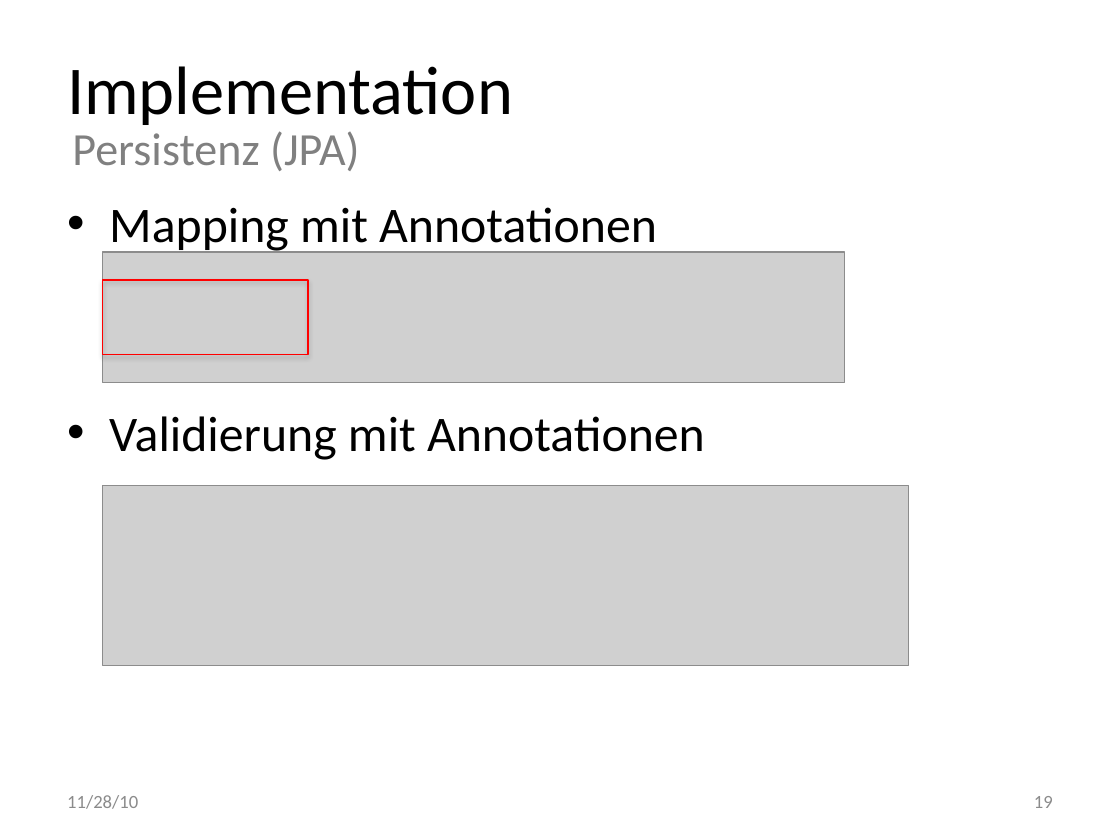
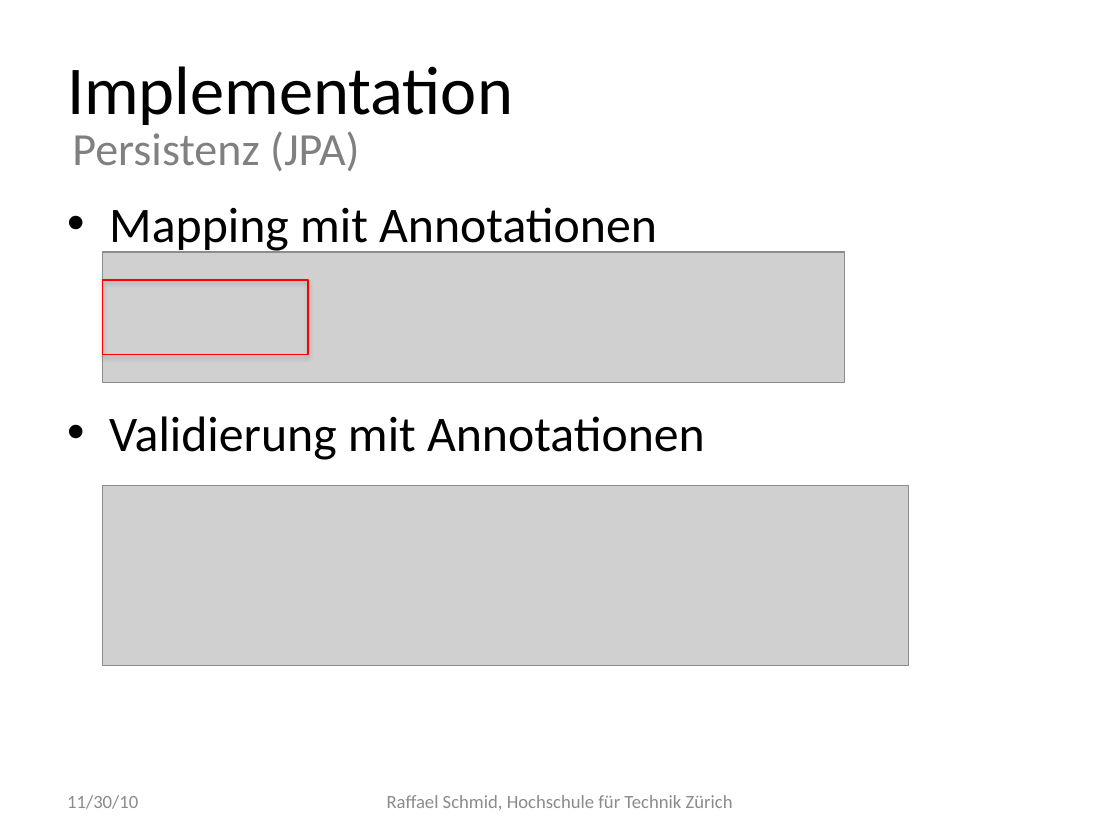
Before and after one commit to raffaelschmid/plannr, a slide deck: slide 25 of documentation/presentation.pptx (slide 19 before the commit). Drawn at 1120x840 pixels with LibreOffice and Linux fonts; fonts in the diff are those of the drawing; grey boxes stand for pictures. Boxes give left, top, right and bottom in pixels: in the first picture for what was removed or moved away, otherwise in the second. Text is boxed around its words. In the diff, an @@ line names an element or a change of style, - is before the commit and + after.

```diff
--- a/documentation/presentation.pptx
+++ b/documentation/presentation.pptx
@@ text at [67, 795, 138, 809]: text changed @@
-11/28/10
+11/30/10
@@ text added at [387, 795, 733, 810], 12 pt, text #8C8C8C @@
+Raffael Schmid, Hochschule für Technik Zürich
@@ page number removed at [1034, 796, 1053, 808] @@
-19
```
Also in this commit, not shown: 17 other slides changed, 12 slides added, 5 slides removed, 8 other files.
